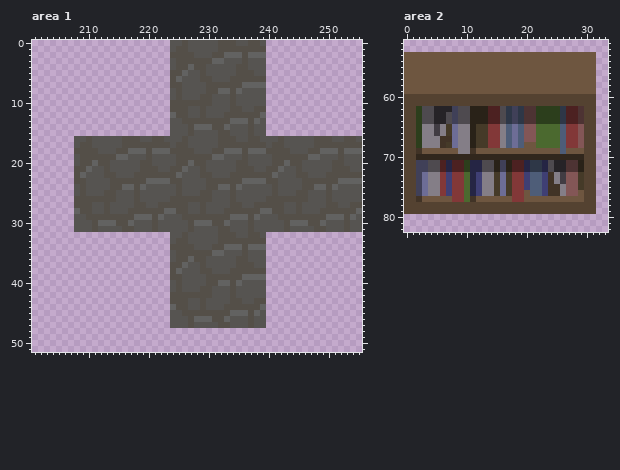
Two states of a pixel-art file, assets/image/asset.aseprite. That is the earlier state.
256x256 pixels, 1 frame. Colours within 5 levels of each other are drawn and written as one. Shown: area 1: x 201..255, y 0..51; area 2: x 0..33, y 51..82. The commit also changed other parts of the picture, which this record leaves out.
After the commit:
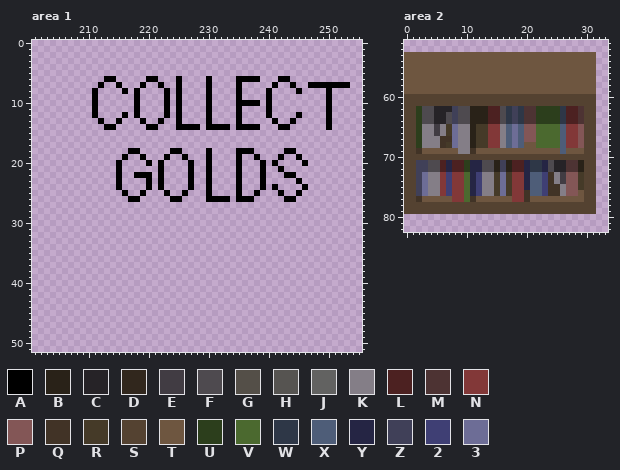
Palette (. is transparent): A #000000  B #292218  C #262327  D #31271d  E #413c43  F #4e4a4f  G #544f48  H #565451  J #626261  K #847e87  L #4c2121  M #4d3333  N #823838  P #835656  Q #413326  R #453a28  S #544231  T #6e5640  U #2c3e1c  V #4b692f  W #2e3747  X #4e5d78  Y #252544  Z #404058  2 #3f3f74  3 #6d6d96
The edit:
Changed rows in their new state; - is an unchanged pixel.
Area 1, layer "Flattened":
first column x 208:
 0 ----------------................----------------
 1 ----------------................----------------
 2 ----------------................----------------
 3 ----------------................----------------
 4 ----------------................----------------
 5 ----------------................----------------
 6 -----AA-----AA--.A....A....AAAA.--AA------------
 7 ----A--A---A--A-.A....A....A....-A--A--AAAAAAA--
 8 ---A----A-A----A.A....A....A....A----A----A-----
 9 ---A------A----A.A....A....A....A---------A-----
10 ---A------A----A.A....A....AAAA.A---------A-----
11 ---A------A----A.A....A....A....A---------A-----
12 ---A----A-A----A.A....A....A....A----A----A-----
13 ----A--A---A--A-.A....A....A....-A--A-----A-----
14 -----AA-----AA--.AAAA.AAAA.AAAA.--AA------A-----
15 ----------------................----------------
16 ................................................
17 ................................................
18 .........AA.....AA....A....AAA.....AA...........
19 ........A..A...A..A...A....A..A...A..A..........
20 .......A....A.A....A..A....A...A.A....A.........
21 .......A......A....A..A....A...A..A.............
22 .......A..AAA.A....A..A....A...A...AA...........
23 .......A....A.A....A..A....A...A.....A..........
24 .......A....A.A....A..A....A...A.A....A.........
25 ........A..A...A..A...A....A..A...A..A..........
26 .........AA.....AA....AAAA.AAA.....AA...........
27 ................................................
28 ................................................
29 ................................................
30 ................................................
31 ................................................
32 ----------------................----------------
33 ----------------................----------------
34 ----------------................----------------
35 ----------------................----------------
36 ----------------................----------------
37 ----------------................----------------
38 ----------------................----------------
39 ----------------................----------------
40 ----------------................----------------
41 ----------------................----------------
42 ----------------................----------------
43 ----------------................----------------
44 ----------------................----------------
45 ----------------................----------------
46 ----------------................----------------
47 ----------------................----------------
Area 2, layer "shadow":
first column x 2:
70 SSSSSSSSSSSSSSSSSSSSSSSSSSSS
73 ------------------Y---------
74 ------------------Y---------
75 ------------------Y---------
76 ------------------Q---------
77 ------------------Q---------
